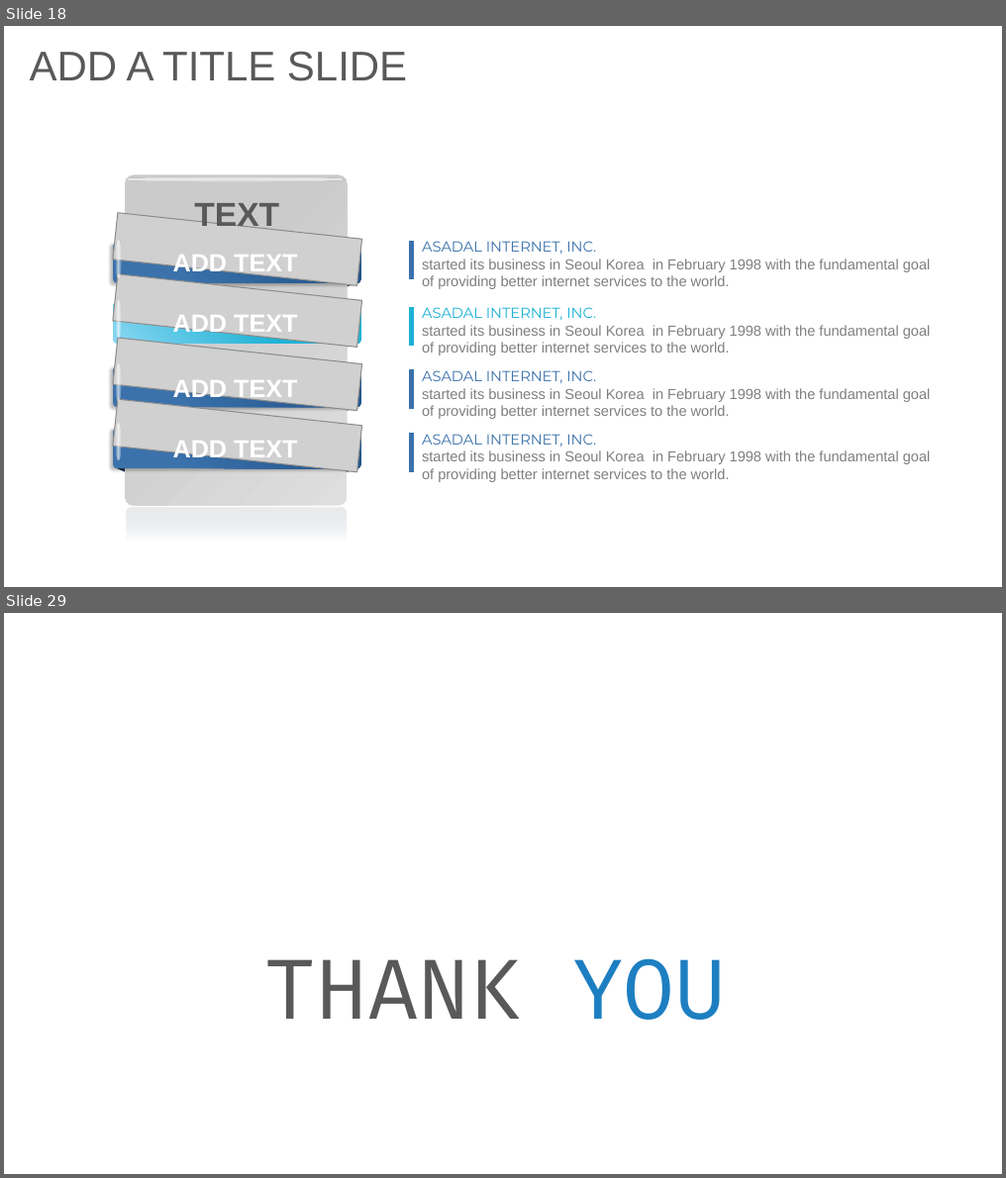
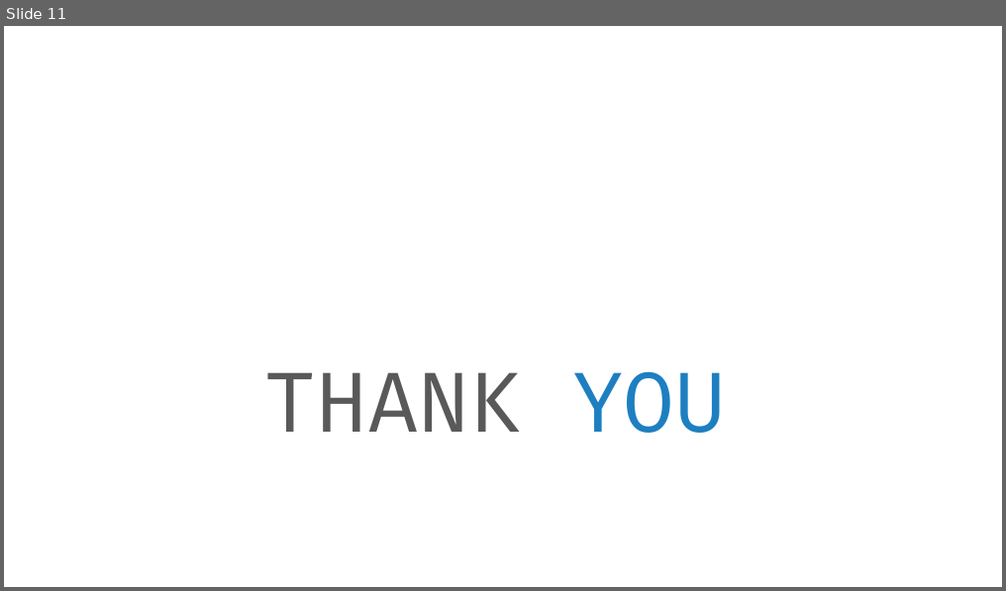
Before and after one commit to nikbarseghyan/Presentation, a slide deck: Docker.pptx. Shown one above the other, each under a label of ours: slides 18 and 29 before the commit, slide 11 after it; the slides between them are not shown. The pictures are 1006x1178 and 1006x591 pixels, drawn with LibreOffice and Linux fonts; fonts in the diff are those of the drawing; grey boxes stand for pictures; background and template pictures are left out. Boxes give left, top, right and bottom in pixels: in the first picture for what was removed or moved away, otherwise in the second. Text is boxed around its words. In the diff, an @@ line names an element or a change of style, - is before the commit and + after.

```diff
--- a/Docker.pptx
+++ b/Docker.pptx
@@ slide 18 removed at [4,26,1002,587], background #FFFFFF @@
@@ title removed at [30,51,407,81] @@
-ADD A TITLE SLIDE
@@ group removed at [113,175,931,579]: 14 rounded rectangles, 9 texts, 5 ellipses, 4 lines, 4 pictures @@
-ASADAL INTERNET, INC.
-started its business in Seoul Korea in February 1998 with the fundamental goal of providing better internet services to the world.
-TEXT
-ADD TEXT
-ADD TEXT
-ADD TEXT
-ADD TEXT
-ASADAL INTERNET, INC.
-started its business in Seoul Korea in February 1998 with the fundamental goal of providing better internet services to the world.
-ASADAL INTERNET, INC.
-started its business in Seoul Korea in February 1998 with the fundamental goal of providing better internet services to the world.
-ASADAL INTERNET, INC.
-started its business in Seoul Korea in February 1998 with the fundamental goal of providing better internet services to the world.
@@ what was slide 29 is now slide 11 @@
```
Also in this commit, not shown: 1 slide changed, 8 slides added, 25 other slides removed.
